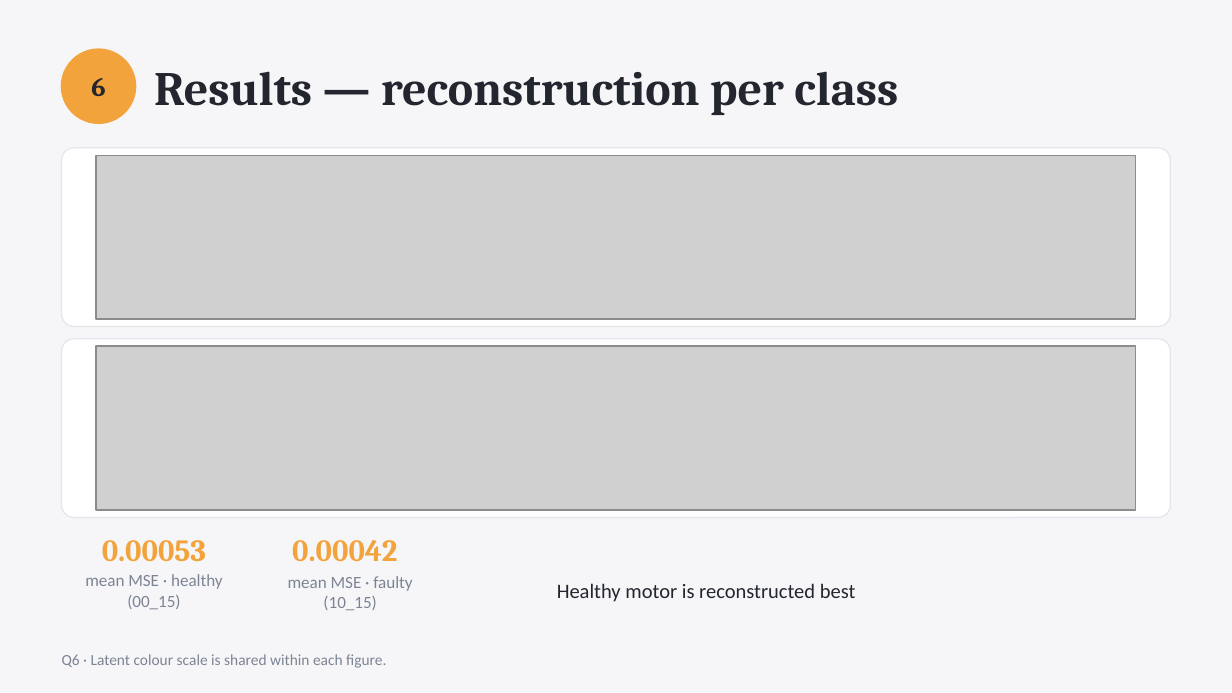
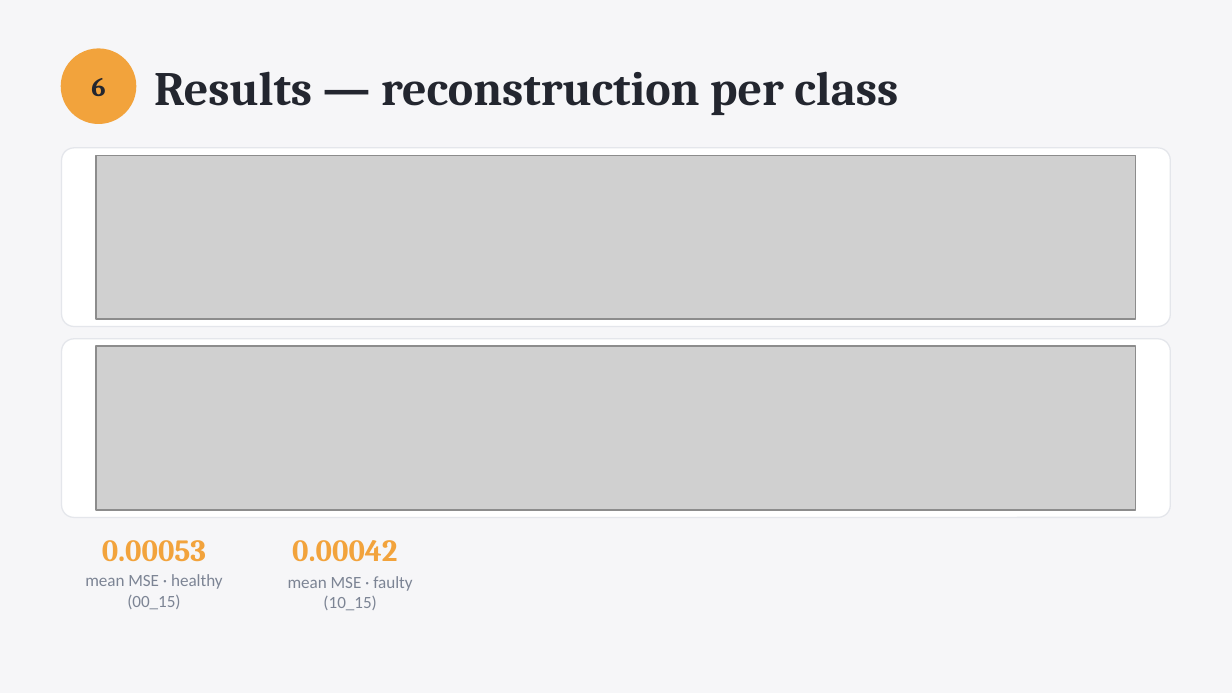
Before and after one commit to AreGundersen/MAS512, a slide deck: slide 17 of Assignment 1/MAS512_assignment1_gr5.pptx. Drawn at 1232x693 pixels with LibreOffice and Linux fonts; fonts in the diff are those of the drawing; grey boxes stand for pictures. Boxes give left, top, right and bottom in pixels: in the first picture for what was removed or moved away, otherwise in the second. Text is boxed around its words. In the diff, an @@ line names an element or a change of style, - is before the commit and + after.

```diff
--- a/Assignment 1/MAS512_assignment1_gr5.pptx
+++ b/Assignment 1/MAS512_assignment1_gr5.pptx
@@ text removed at (557, 583, 856, 602) @@
-Healthy motor is reconstructed best
@@ text removed at (62, 654, 386, 668) @@
-Q6 · Latent colour scale is shared within each figure.
```
Also in this commit, not shown: 2 other slides changed, 7 other files.
